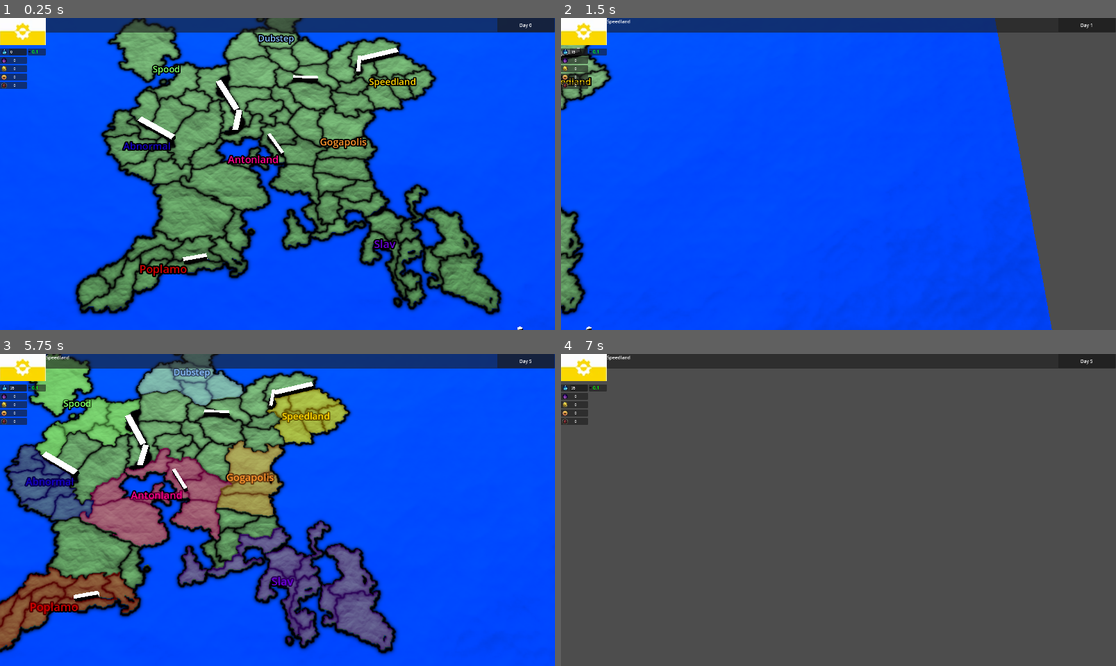
Above: before the commit, frames 1-4 (two rows, left to right).
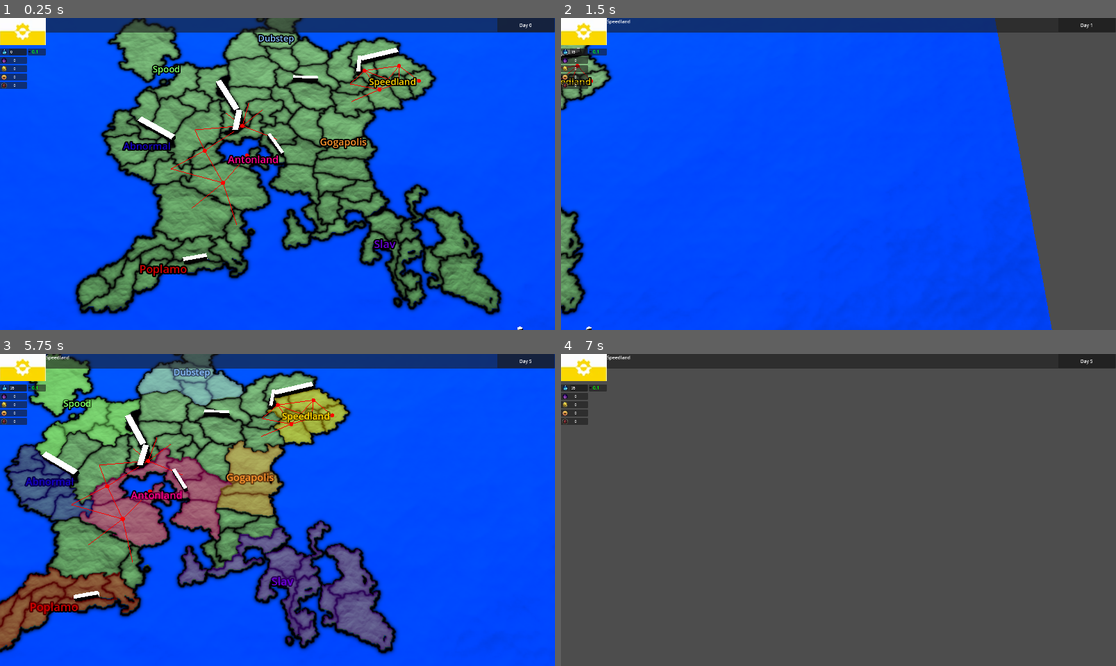
Above: after the commit, the same moments.

Repository: adrutkow/MapGame
Game: Godot game, scene res://node_3d.tscn
Two runs of this game, one before a commit and one after it. Both use one fixed random seed, a clock stepped at 60 frames per second and the inputs below.
Inputs (mouse positions are in pixels of both pictures, inside the frame that each line leads up to):
- Up to frame 1 (0.25 s): no input
- Up to frame 2 (1.5 s): click (583, 30) at 0.5 s; tap Enter at 1.25 s; move the mouse to (960, 158) at 1.27 s; hold D (move_right) from 1.28 s (still down); tap Space (Space) at 1.35 s; click (960, 158) at 1.42 s
- Up to frame 3 (5.75 s): tap Space (Space) at 2, 3.5, 4.35, 5 s; move the mouse to (166, 525) at 2.02 s; release D (move_right) at 2.03 s; hold S (move_backward) 2.03-2.78 s; right-click (166, 525) at 2.1 s; tap Enter at 2.75, 4.25 s; move the mouse to (333, 441) at 2.77 s; hold D (move_right) 2.78-3.53 s; tap Mouse wheel down (scroll_down) at 2.85 s; move the mouse to (249, 572) at 3.52 s; hold W (move_forward) 3.53-4.28 s; tap Mouse wheel up (scroll_up) at 3.6 s; click (249, 572) at 3.67 s; move the mouse to (444, 556) at 4.27 s; hold A (move_left) from 4.28 s (still down); move the mouse to (111, 463) at 5.02 s; right-click (111, 463) at 5.1 s
- Up to frame 4 (7 s): move the mouse to (866, 510) at 5.77 s; release A (move_left) at 5.78 s; hold S (move_backward) 5.78-6.53 s; tap Mouse wheel down (scroll_down) at 5.85 s; click (866, 510) at 5.92 s; move the mouse to (755, 432) at 6.52 s; hold D (move_right) from 6.53 s (still down); tap Mouse wheel up (scroll_up) at 6.6 s

The runs differ from the first frame. In frame 1, 0.3% of the frame differs, in the area x 30-76%, y 14-67%; in frame 2, less than 0.1%; in frame 3, 0.3%, in the area x 12-61%, y 14-67%; in frame 4, nothing differs.

Commit message:
Added debug visual of province connections

Diff:
--- a/map.gd
+++ b/map.gd
@@ -23,9 +23,6 @@
 	mat = ORMMaterial3D.new();
 	generate_mapview_nation_names();
 	#generate_mapview_province_ids();
-	generate_mapview_connections();
-
-func _process(delta: float) -> void:
 	generate_mapview_connections();
 
 func get_heatmap_image() -> Image:
@@ -199,26 +196,38 @@
 		$MapViews/ProvinceIDs.add_child(temp);
 
 func generate_mapview_connections():
-
-	mesh.clear_surfaces();
-	mat.shading_mode = BaseMaterial3D.SHADING_MODE_UNSHADED;
-	mat.albedo_color = Color.RED
-
-	mesh.surface_begin(Mesh.PRIMITIVE_LINES);
-
-
-	mesh.surface_set_normal(Vector3.UP);
-	mesh.surface_set_color(Color.RED)
-
-
-	mesh.surface_add_vertex(Vector3.ZERO);
-	mesh.surface_add_vertex(Vector3(1, 1, 1));
-	mesh.surface_add_vertex(Vector3(2, 1.5, 2));
-	mesh.surface_add_vertex(Vector3(200, 30, 2));
-
-	mesh.surface_end();
-
-
+	var center: Vector2i;
+	var center2: Vector2i;
+	var temp: MeshInstance3D;
+
+
+	for i in range(0, len(GameGlobal.province_data_list.province_list)):
+		if (len(GameGlobal.province_data_list.province_list[i].adjacencies) == 0):
+			continue;
+		center = get_province_center(i);
+		temp = $MapViews/ProvinceConnections/ProvinceCenterDot.duplicate();
+		temp.position = bitmap_vector_to_world(center) + Vector3(0, 0.05, 0);
+		$MapViews/ProvinceConnections.add_child(temp);
+
+		for a: int in GameGlobal.province_data_list.province_list[i].adjacencies:
+			center2 = get_province_center(a);
+			add_line(bitmap_vector_to_world(center) + Vector3(0, 0.05, 0), bitmap_vector_to_world(center2) + Vector3(0, 0.05, 0))
+
+	#for i in range(0, len(GameGlobal.province_data_list.province_list)):
+	#	center = get_province_center(i);
+	#	add_line(Vector3(0, 1, 0), Vector3(float(center[0]) / 100.0, 0.0, float(center[1]) / 100.0));
+
+func add_line(start_pos: Vector3, end_pos: Vector3):
+	var temp: MeshInstance3D;
+
+	temp = $MapViews/ProvinceConnections/ProvinceConnectionLine.duplicate();
+	temp.mesh = ImmediateMesh.new()
+	temp.mesh.clear_surfaces();
+	temp.mesh.surface_begin(Mesh.PRIMITIVE_LINES);
+	temp.mesh.surface_add_vertex(start_pos)
+	temp.mesh.surface_add_vertex(end_pos);
+	temp.mesh.surface_end();
+	$MapViews/ProvinceConnections.add_child(temp);
 
 static func is_vector3_color(v: Vector3i, c: Color) -> bool:
 	return ((v.x == c.r8) and (v.y == c.g8) and (v.z == c.b8));
@@ -228,3 +237,6 @@
 
 static func vector3i_to_color(v: Vector3i) -> Color:
 	return (Color8(v.x, v.y, v.z));
+
+static func bitmap_vector_to_world(v: Vector2i) -> Vector3:
+	return (Vector3(float(v[0]) / 100.0, 0.0, float(v[1]) / 100.0));
--- a/node_3d.tscn
+++ b/node_3d.tscn
@@ -22,6 +22,15 @@
 [ext_resource type="Texture2D" uid="uid://cj21y8gwic7rh" path="res://Assets/Icons/power.png" id="14_tuemg"]
 [ext_resource type="Script" uid="uid://drko2snt08yh3" path="res://ui_manager.gd" id="15_lggff"]
 
+[sub_resource type="ORMMaterial3D" id="ORMMaterial3D_lggff"]
+shading_mode = 0
+albedo_color = Color(1, 0, 0, 1)
+
+[sub_resource type="ImmediateMesh" id="ImmediateMesh_s0gvp"]
+resource_local_to_scene = true
+
+[sub_resource type="SphereMesh" id="SphereMesh_lggff"]
+
 [sub_resource type="BoxMesh" id="BoxMesh_jka67"]
 
 [sub_resource type="Environment" id="Environment_wc5p8"]
@@ -110,7 +119,6 @@
 [sub_resource type="CapsuleMesh" id="CapsuleMesh_lggff"]
 
 [node name="Node3D" type="Node3D"]
-transform = Transform3D(1, 0, 0, 0, 1, 0, 0, 0, 1, 0.0126448, 0, 0.000128269)
 
 [node name="GameInstance" type="Node3D" parent="."]
 transform = Transform3D(1, 0, 0, 0, 1, 0, 0, 0, 1, 0.0110288, -0.00527596, 0.00991535)
@@ -158,6 +166,18 @@
 "
 font_size = 12
 
+[node name="ProvinceConnections" type="Node3D" parent="Map/MapViews"]
+
+[node name="ProvinceConnectionLine" type="MeshInstance3D" parent="Map/MapViews/ProvinceConnections"]
+material_override = SubResource("ORMMaterial3D_lggff")
+mesh = SubResource("ImmediateMesh_s0gvp")
+skeleton = NodePath("../../../..")
+
+[node name="ProvinceCenterDot" type="MeshInstance3D" parent="Map/MapViews/ProvinceConnections"]
+transform = Transform3D(0.05, 0, 0, 0, 0.05, 0, 0, 0, 0.05, -5.65668, 0, 1.74136)
+material_override = SubResource("ORMMaterial3D_lggff")
+mesh = SubResource("SphereMesh_lggff")
+
 [node name="Decoratives" type="Node3D" parent="Map"]
 
 [node name="Terrain" type="Node3D" parent="Map/Decoratives"]
@@ -635,5 +655,3 @@
 text = "Province name
 "
 font_size = 16
-
-[node name="Node3D" type="Node3D" parent="."]
--- /dev/null
+++ b/test.gd
@@ -0,0 +1,15 @@
+@tool
+
+extends MeshInstance3D
+
+
+
+
+func _ready() -> void:
+	mesh.clear_surfaces();
+	mesh.surface_begin(Mesh.PRIMITIVE_LINES);
+	mesh.surface_add_vertex(Vector3.ZERO)
+	#mesh.surface_add_vertex(Vector3(2.5, 0.5, 2.5));
+	mesh.surface_add_vertex(Vector3(randf() * 100, randf() * 100, randf() * 100));
+
+	mesh.surface_end();
Not shown: 1 places in node_3d.tscn that only renumber resources
Not shown, added: test.gd.uid
